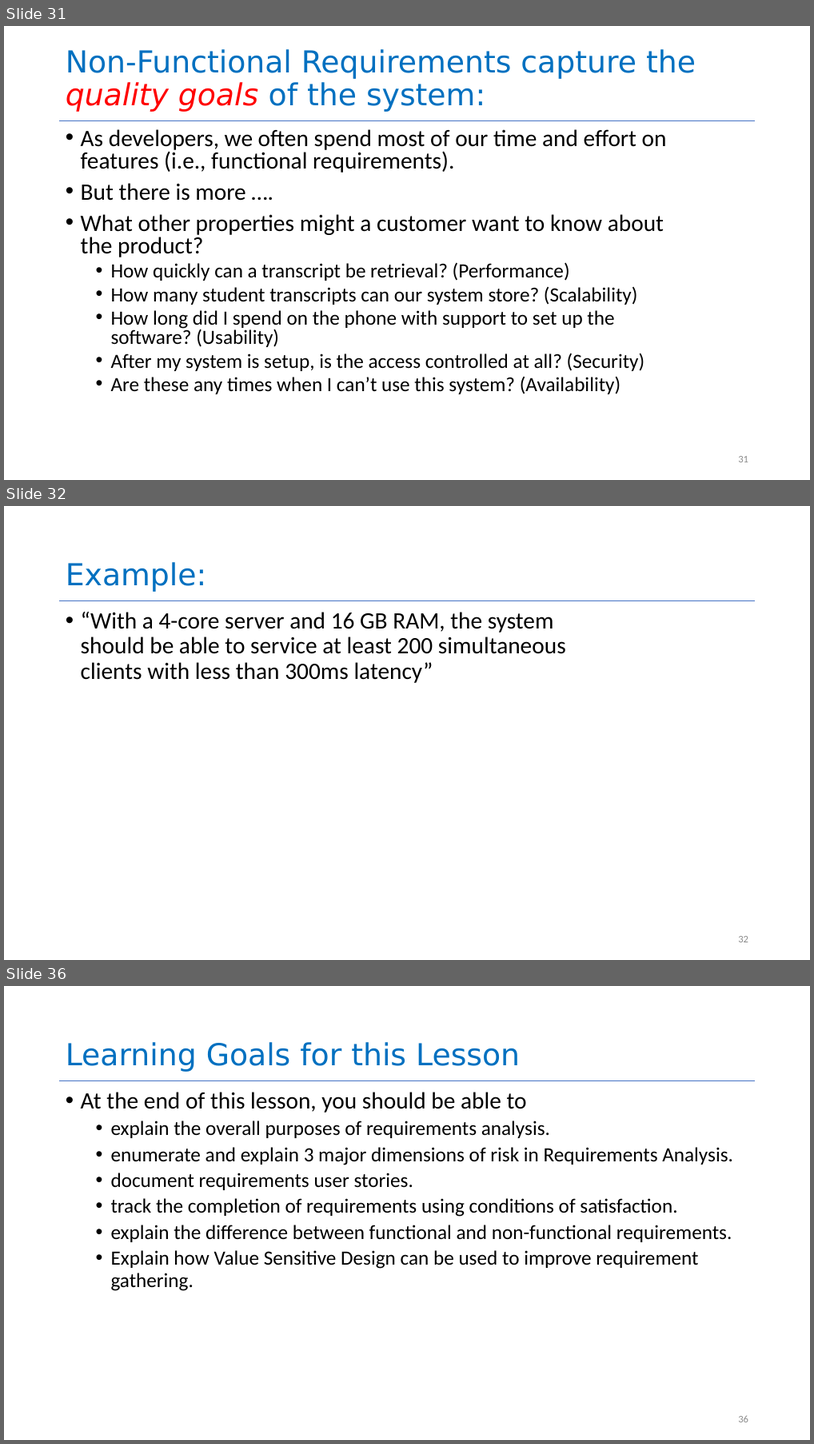
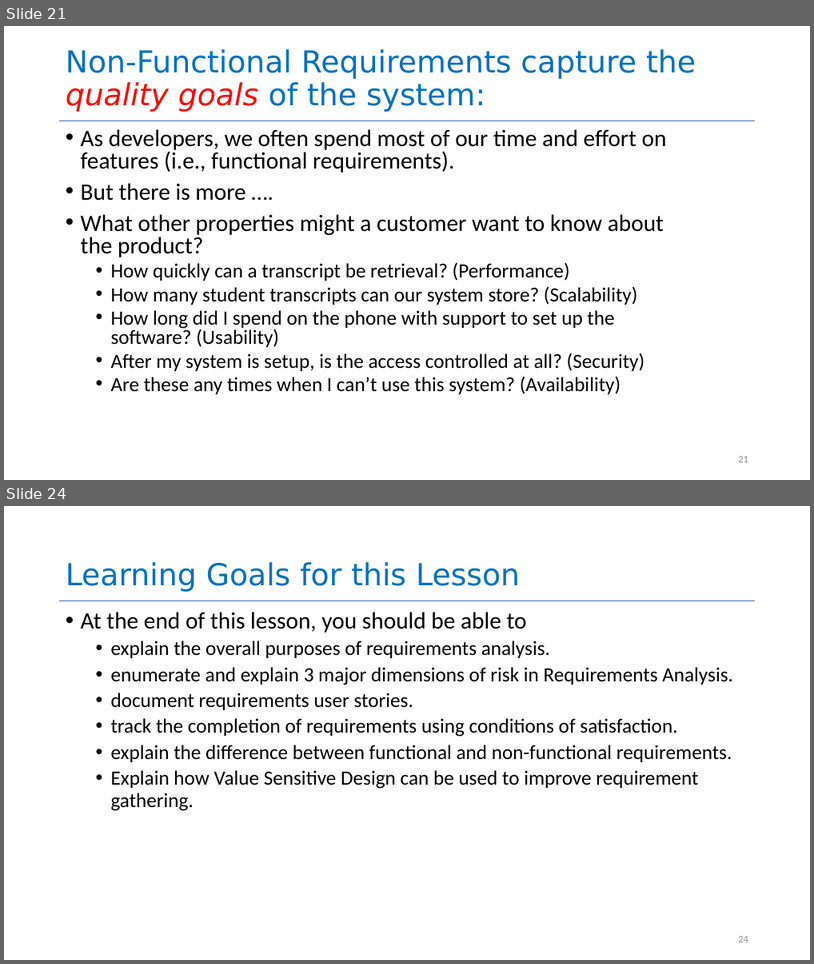
Before and after one commit to yashburshe/CS4530-Fall-2025, a slide deck: Slides/Module 01.2 Requirements Gathering.pptx. Shown one above the other, each under a label of ours: slides 31, 32 and 36 before the commit, slides 21 and 24 after it; the slides between them are not shown. The pictures are 814x1444 and 814x964 pixels, drawn with LibreOffice and Linux fonts; fonts in the diff are those of the drawing. Boxes give left, top, right and bottom in pixels: in the first picture for what was removed or moved away, otherwise in the second. Text is boxed around its words. In the diff, an @@ line names an element or a change of style, - is before the commit and + after.

```diff
--- a/Slides/Module 01.2 Requirements Gathering.pptx
+++ b/Slides/Module 01.2 Requirements Gathering.pptx
@@ slide 32 removed at bbox=[4, 506, 810, 960], background #FFFFFF; not listed: 1 template element that a slide beside it also shows @@
@@ title removed at bbox=[66, 562, 207, 592] @@
-Example:
@@ text removed at bbox=[81, 612, 566, 683] @@
-• “With a 4-core server and 16 GB RAM, the system should be able to service at least 200 simultaneous clients with less than 300ms latency”
@@ page number removed at bbox=[738, 936, 749, 942] @@
-32
@@ what was slide 31 is now slide 21 @@
@@ what was slide 36 is now slide 24 @@
@@ page number at bbox=[738, 936, 749, 942]: text changed @@
-36
+24
```
Also in this commit, not shown: 10 slides changed, 2 slides added, 8 other slides removed, 1 other file.
